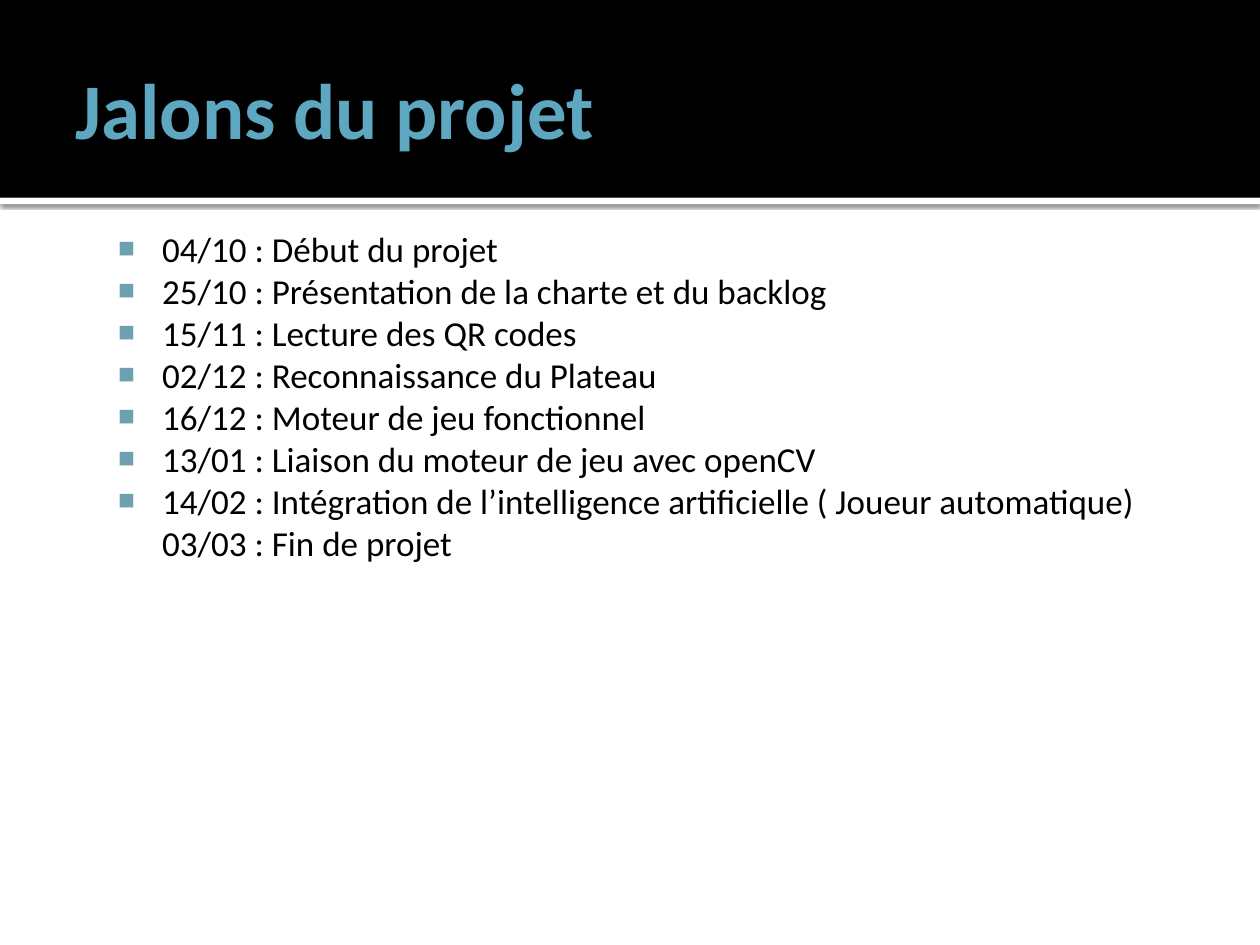
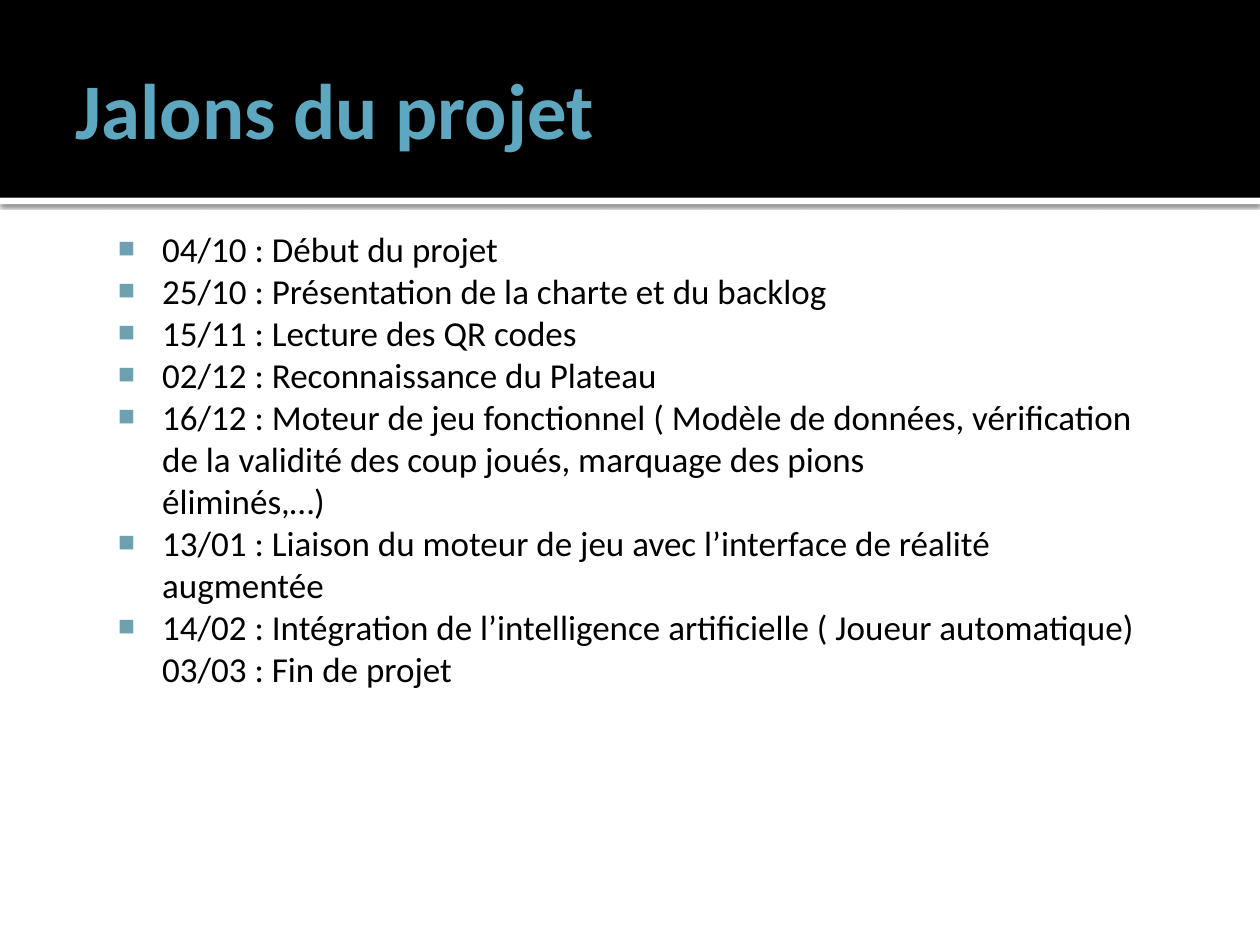
Before and after one commit to charaf7/Projet-annuel, a slide deck: slide 5 of CharteProjet.pptx. Drawn at 1260x945 pixels with LibreOffice and Linux fonts; fonts in the diff are those of the drawing. Boxes give left, top, right and bottom in pixels: in the first picture for what was removed or moved away, otherwise in the second. Text is boxed around its words. In the diff, an @@ line names an element or a change of style, - is before the commit and + after.

```diff
--- a/CharteProjet.pptx
+++ b/CharteProjet.pptx
@@ text at bbox=[162, 405, 1131, 604]: text changed @@
-■ 16/12 : Moteur de jeu fonctionnel
-■ 13/01 : Liaison du moteur de jeu avec openCV
+■ 16/12 : Moteur de jeu fonctionnel ( Modèle de données, vérification de la validité des coup joués, marquage des pions éliminés,…)
+■ 13/01 : Liaison du moteur de jeu avec l’interface de réalité augmentée
```
Also in this commit, not shown: 2 other slides changed, 1 other file.
